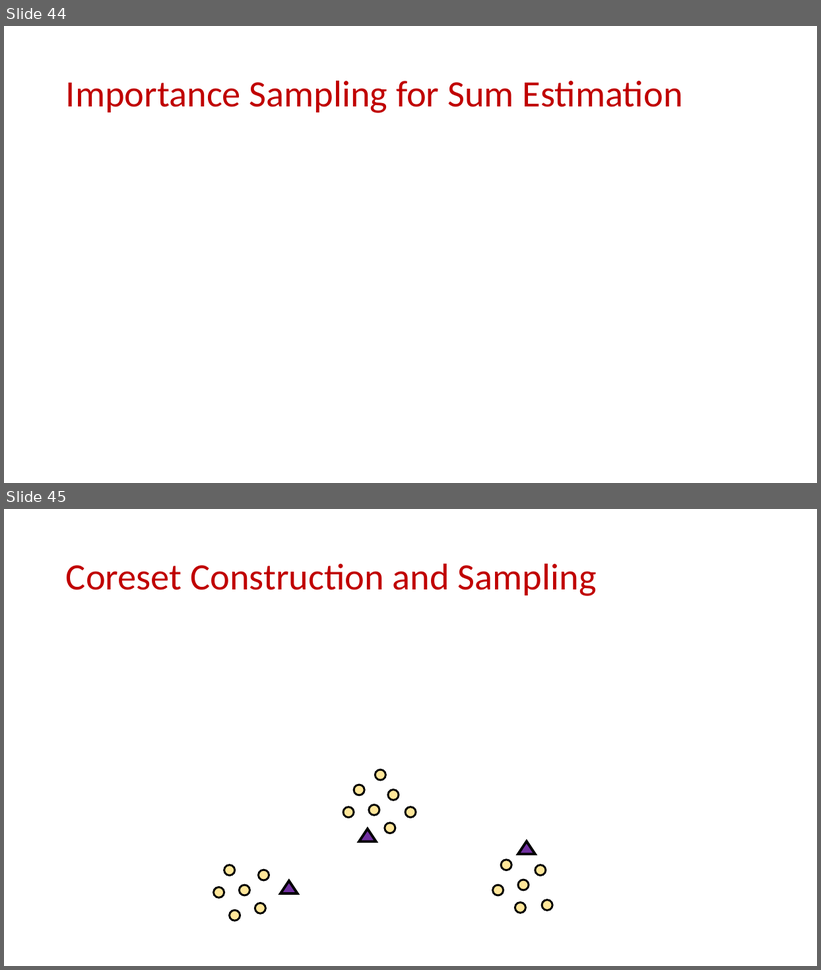
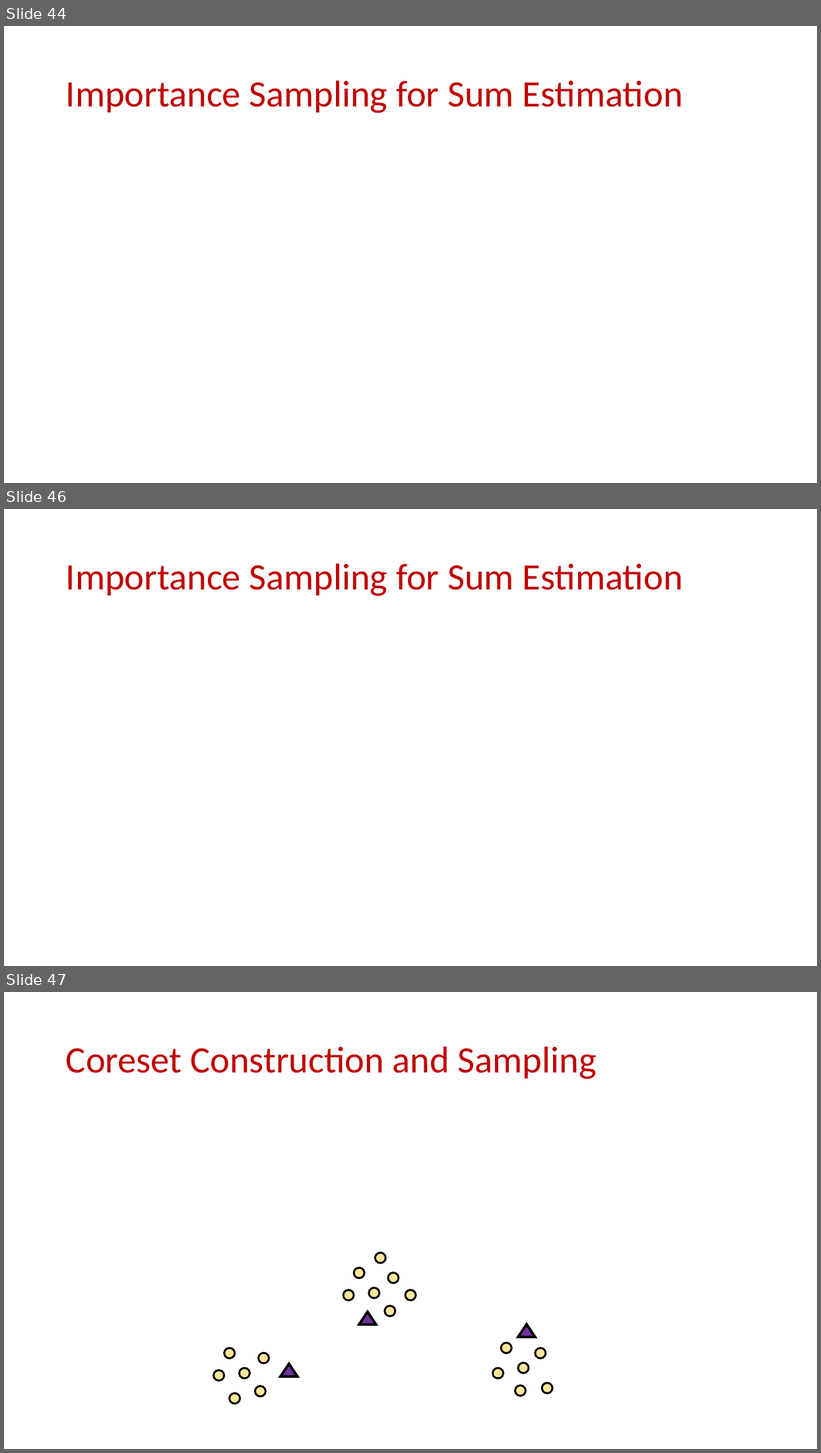
Before and after one commit to samsonzhou/samsonzhou.github.io, a slide deck: CSCE658-S24/L12.pptx. Shown one above the other, each under a label of ours: slides 44 and 45 before the commit, slides 44, 46 and 47 after it; the slides between them are not shown. The pictures are 821x970 and 821x1453 pixels, drawn with LibreOffice and Linux fonts; fonts in the diff are those of the drawing; grey boxes stand for pictures. Boxes give left, top, right and bottom in pixels: in the first picture for what was removed or moved away, otherwise in the second. Text is boxed around its words. In the diff, an @@ line names an element or a change of style, - is before the commit and + after.

```diff
--- a/CSCE658-S24/L12.pptx
+++ b/CSCE658-S24/L12.pptx
@@ slide 46 added at [4, 509, 817, 966], background #FFFFFF @@
@@ title added at [66, 563, 683, 596], 44 pt, text #C00000 @@
+Importance Sampling for Sum Estimation
@@ what was slide 45 is now slide 47 @@
```
Also in this commit, not shown: 1 other slide added, 3 other files.
